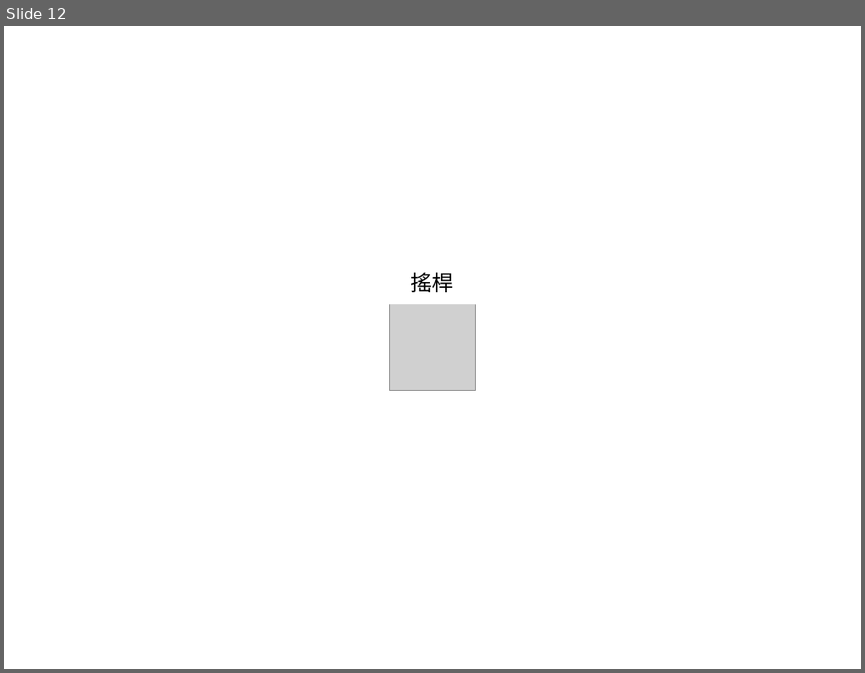
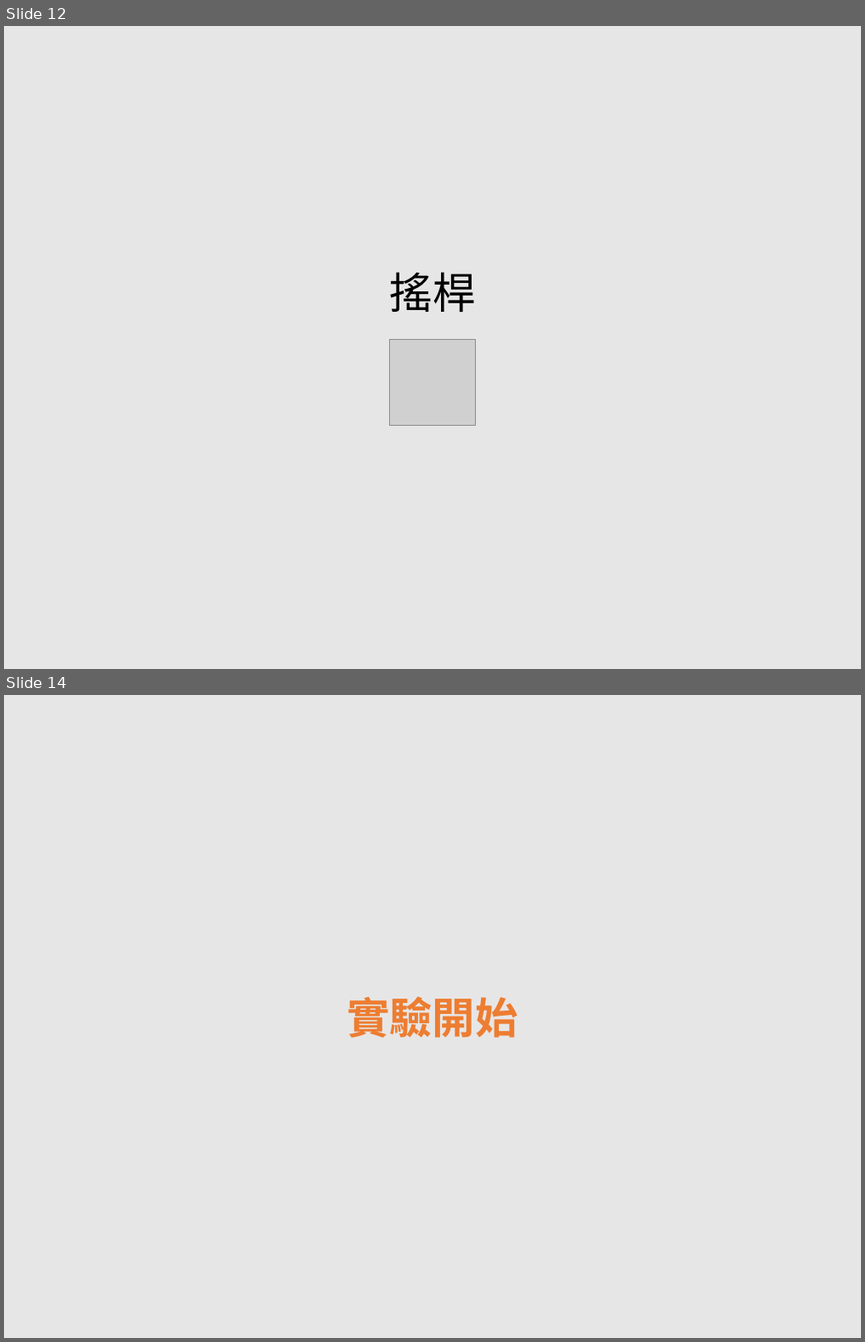
Before and after one commit to EJ-Chang/OSD-Study, a slide deck: WheelOSDtest/StimulusPNG.pptx. Shown one above the other, each under a label of ours: slide 12 before the commit, slides 12 and 14 after it; the slides between them are not shown. The pictures are 865x673 and 865x1342 pixels, drawn with LibreOffice and Linux fonts; fonts in the diff are those of the drawing; grey boxes stand for pictures. Boxes give left, top, right and bottom in pixels: in the first picture for what was removed or moved away, otherwise in the second. Text is boxed around its words. In the diff, an @@ line names an element or a change of style, - is before the commit and + after.

```diff
--- a/WheelOSDtest/StimulusPNG.pptx
+++ b/WheelOSDtest/StimulusPNG.pptx
@@ slide 14 added at bbox=[4, 695, 861, 1338], background #E7E6E6 @@
@@ text added at bbox=[347, 996, 518, 1038], 36 pt, text #ED7D31, bold @@
+實驗開始
@@ slide 12 changed as well @@
@@ background #FFFFFF to #E7E6E6 @@
@@ text "搖桿": place and size @@
-text "搖桿" at bbox=[390, 261, 475, 305]
+text "搖桿" at bbox=[390, 272, 476, 312]
@@ text "搖桿" at bbox=[390, 272, 476, 312]: size 18 to 36 pt; fill #FFFFFF to none @@
@@ picture: place and size @@
-picture at bbox=[390, 305, 475, 390]
+picture at bbox=[390, 340, 475, 426]
```
Also in this commit, not shown: 11 other slides changed, 1 other slide added, 29 other files.
